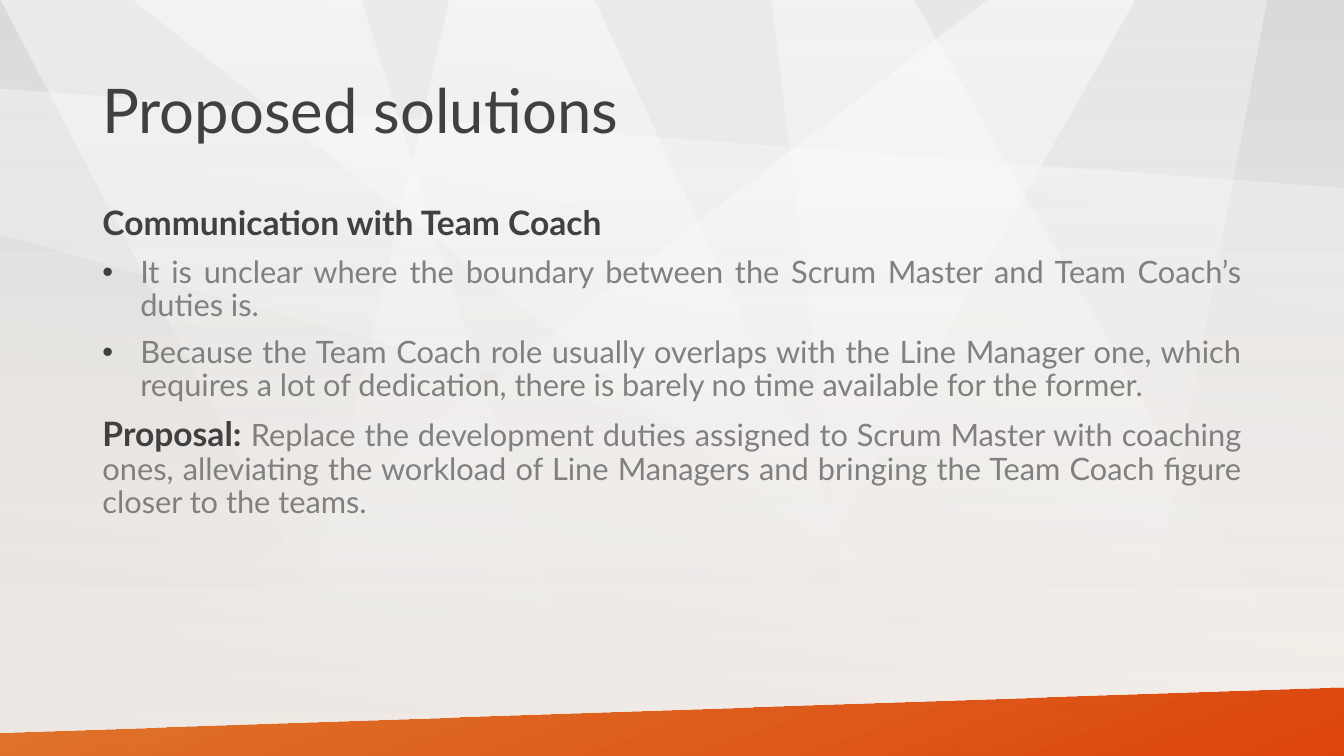
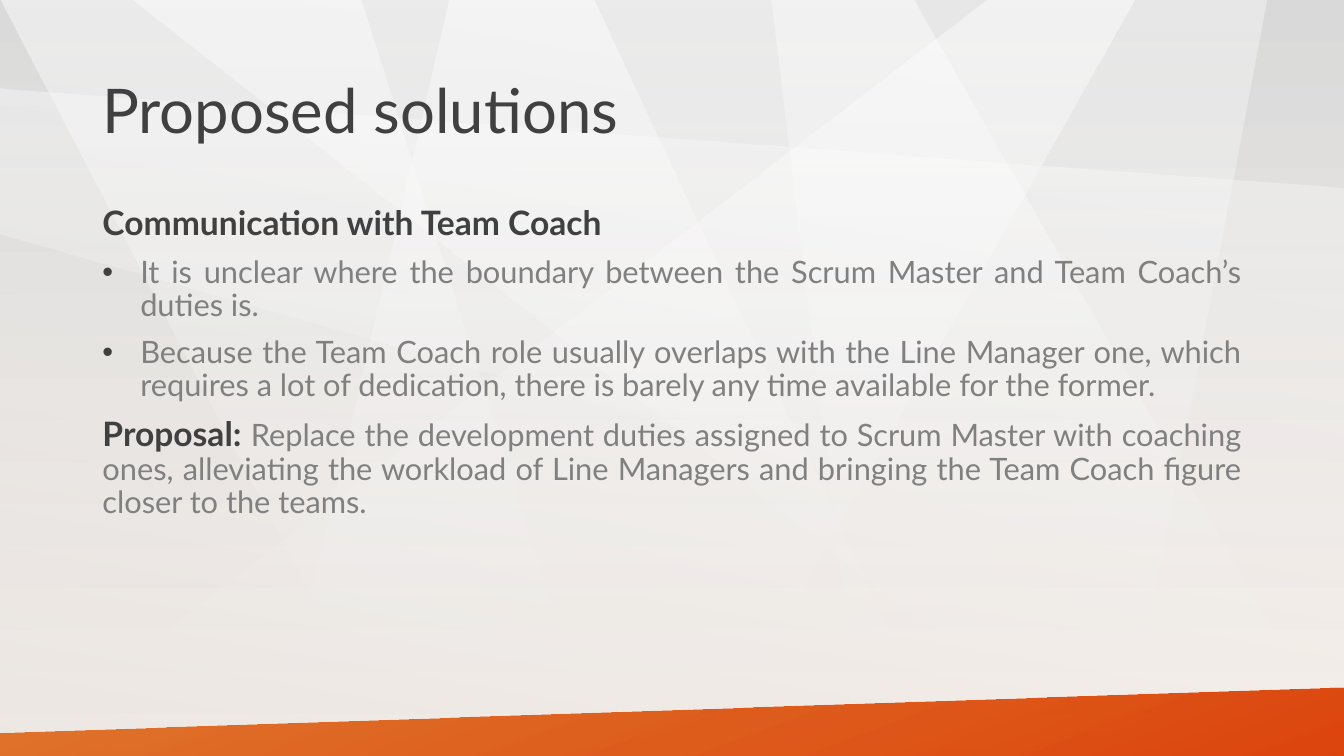
Before and after one commit to stoyicker/thesis-tex, a slide deck: slide 11 of Presentation material/ericsson_presentation.pptx. Drawn at 1344x756 pixels with LibreOffice and Linux fonts; fonts in the diff are those of the drawing. Boxes give left, top, right and bottom in pixels: in the first picture for what was removed or moved away, otherwise in the second. Text is boxed around its words. In the diff, an @@ line names an element or a change of style, - is before the commit and + after.

```diff
--- a/Presentation material/ericsson_presentation.pptx
+++ b/Presentation material/ericsson_presentation.pptx
@@ text at bbox=[140, 340, 1242, 401]: text changed @@
-• Because the Team Coach role usually overlaps with the Line Manager one, which requires a lot of dedication, there is barely no time available for the former.
+• Because the Team Coach role usually overlaps with the Line Manager one, which requires a lot of dedication, there is barely any time available for the former.
```
Also in this commit, not shown: 3 other slides changed, 5 slides added, 1 other file.
